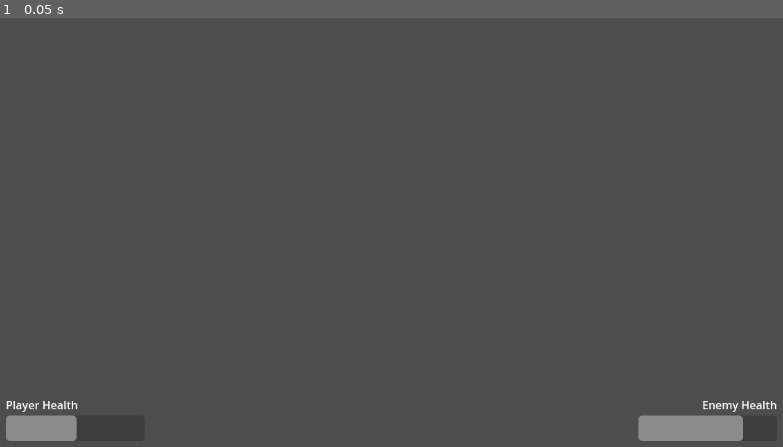
Above: before the commit, frame 1.
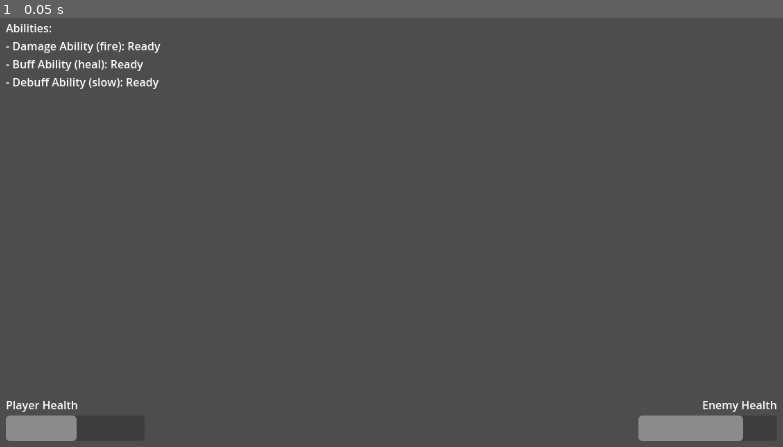
Above: after the commit, the same moment.

Repository: guyguy2001/spec-typing-game
Game: Godot game, scene res://src/core/arena.tscn
The game is run twice, just before and just after one commit, with the same random seed, the same clock (stepped at 60 frames per second) and the same inputs.
Inputs:
- Up to frame 1 (0.05 s): no input

The runs differ from the first frame. In frame 1, 0.7% of the frame differs, in the area x 0-21%, y 1-17%.

Commit message:
feat(polish): Complete Phase 5 - UI Polish and Visual Feedback
- Implemented ability cooldown list in HUD (T023).
- Added floating damage text (T024).
- Updated quickstart guide with gameplay instructions (T026).
- Cancelled progressive difficulty task (T025).
- Finalized feature 002-typing-rpg-game.

Diff:
--- a/src/characters/character.gd
+++ b/src/characters/character.gd
@@ -10,6 +10,7 @@
 var active_status_effects: Array[StatusEffect] = []
 
 signal health_changed(new_health: float)
+signal damage_taken(amount: float)
 signal died()
 signal status_effect_applied(effect_name: String)
 signal status_effect_removed(effect_name: String)
@@ -22,6 +23,7 @@
 func _take_damage(amount: float) -> void:
     health = maxi(0, health - amount)
     emit_signal("health_changed", health)
+    emit_signal("damage_taken", amount)
     if health <= 0:
         emit_signal("died")
         queue_free() # Placeholder for character death
--- a/src/characters/player.gd
+++ b/src/characters/player.gd
@@ -8,6 +8,8 @@
 
 var current_typing_input: String = ""
 var target_enemy: Character = null # Will be set by the arena scene
+
+signal ability_list_updated(text: String)
 
 func _ready() -> void:
 	# You can call the parent's ready function if it has one.
@@ -60,11 +62,17 @@
 			else:
 				print("Ability %s is on cooldown." % ability.name)
 
+	current_typing_input = "" # Always reset input after space or attempted cast
 	if not cast_successful:
 		print("No matching ability or target found for '%s'." % current_typing_input)
-		print("Abilities: %s" % abilities.map(func(a): a._get_typing_pattern().to_lower()))
-	current_typing_input = "" # Always reset input after space or attempted cast
 
 func _process_ability_cooldowns(delta: float) -> void:
+	var list_text = "Abilities:\n"
 	for ability in abilities:
 		ability._process_cooldown(delta)
+		var status = "Ready"
+		if not ability._is_ready():
+			status = "%.1fs" % ability._get_cooldown_remaining()
+		list_text += "- %s (%s): %s\n" % [ability.name, ability._get_typing_pattern(), status]
+
+	emit_signal("ability_list_updated", list_text)
--- a/src/core/arena.gd
+++ b/src/core/arena.gd
@@ -4,10 +4,21 @@
 @onready var player: Player = $Player
 @onready var enemy: Enemy = $Enemy
 
+const FloatingTextScene = preload("res://src/ui/floating_text.tscn")
+
 func _ready() -> void:
     # Wire up the player's target
     if player and enemy:
         player.target_enemy = enemy
         print("Arena: Set Player target to Enemy.")
+
+        player.connect("damage_taken", func(amount): _on_damage_taken(player, amount))
+        enemy.connect("damage_taken", func(amount): _on_damage_taken(enemy, amount))
     else:
         push_error("Arena: Player or Enemy node not found!")
+
+func _on_damage_taken(character: Character, amount: float) -> void:
+    var text = FloatingTextScene.instantiate()
+    add_child(text)
+    text.position = character.position + Vector2(0, -50) # Above head
+    text.setup(str(int(amount)), Color(1, 0, 0)) # Red text
--- a/src/core/arena.tscn
+++ b/src/core/arena.tscn
@@ -30,6 +30,7 @@
 [connection signal="health_changed" from="Player" to="HUD" method="update_player_health"]
 [connection signal="status_effect_applied" from="Player" to="HUD" method="add_player_effect"]
 [connection signal="status_effect_removed" from="Player" to="HUD" method="remove_player_effect"]
+[connection signal="ability_list_updated" from="Player" to="HUD" method="update_ability_list"]
 [connection signal="health_changed" from="Enemy" to="HUD" method="update_enemy_health"]
 [connection signal="status_effect_applied" from="Enemy" to="HUD" method="add_enemy_effect"]
 [connection signal="status_effect_removed" from="Enemy" to="HUD" method="remove_enemy_effect"]
--- /dev/null
+++ b/src/ui/floating_text.gd
@@ -0,0 +1,13 @@
+# floating_text.gd
+extends Label
+
+func _ready() -> void:
+    var tween = create_tween()
+    tween.set_parallel(true)
+    tween.tween_property(self, "position:y", position.y - 50, 1.0).set_trans(Tween.TRANS_SINE).set_ease(Tween.EASE_OUT)
+    tween.tween_property(self, "modulate:a", 0.0, 1.0).set_trans(Tween.TRANS_SINE).set_ease(Tween.EASE_IN)
+    tween.chain().tween_callback(queue_free)
+
+func setup(value: String, color: Color) -> void:
+    text = value
+    modulate = color
--- /dev/null
+++ b/src/ui/floating_text.tscn
@@ -0,0 +1,11 @@
+[gd_scene load_steps=2 format=3]
+
+[ext_resource type="Script" path="res://src/ui/floating_text.gd" id="1_text"]
+
+[node name="FloatingText" type="Label"]
+offset_right = 40.0
+offset_bottom = 23.0
+text = "10"
+horizontal_alignment = 1
+vertical_alignment = 1
+script = ExtResource("1_text")
--- a/src/ui/hud.gd
+++ b/src/ui/hud.gd
@@ -2,6 +2,7 @@
 extends CanvasLayer
 class_name HUD
 
+@onready var ability_list: Label = $MainLayout/AbilityList
 @onready var player_health_bar: ProgressBar = $MainLayout/PlayerStats/PlayerHealthBar
 @onready var player_health_label: Label = $MainLayout/PlayerStats/PlayerHealthLabel
 @onready var player_status_bar: HBoxContainer = $MainLayout/PlayerStats/StatusBar
@@ -11,35 +12,38 @@
 @onready var enemy_status_bar: HBoxContainer = $MainLayout/EnemyStats/StatusBar
 
 func _ready() -> void:
-	player_health_bar.max_value = 100 # Assuming max health for now
-	enemy_health_bar.max_value = 100 # Assuming max health for now
+    player_health_bar.max_value = 100 # Assuming max health for now
+    enemy_health_bar.max_value = 100 # Assuming max health for now
 
-	# Clear editor placeholders
-	_clear_placeholders(player_status_bar)
-	_clear_placeholders(enemy_status_bar)
+    # Clear editor placeholders
+    _clear_placeholders(player_status_bar)
+    _clear_placeholders(enemy_status_bar)
 
 func _clear_placeholders(container: Node) -> void:
-	for child in container.get_children():
-		child.queue_free()
+    for child in container.get_children():
+        child.queue_free()
 
 func update_player_health(new_health: float) -> void:
-	player_health_bar.value = new_health
-	player_health_label.text = "Player Health: %d" % new_health
+    player_health_bar.value = new_health
+    player_health_label.text = "Player Health: %d" % new_health
 
 func update_enemy_health(new_health: float) -> void:
-	enemy_health_bar.value = new_health
-	enemy_health_label.text = "Enemy Health: %d" % new_health
+    enemy_health_bar.value = new_health
+    enemy_health_label.text = "Enemy Health: %d" % new_health
 
 func add_player_effect(effect_name: String) -> void:
-	print("HUD: Adding player effect %s" % effect_name)
-	player_status_bar.add_effect(effect_name, true) # Assume buff for now
+    print("HUD: Adding player effect %s" % effect_name)
+    player_status_bar.add_effect(effect_name, true) # Assume buff for now
 
 func remove_player_effect(effect_name: String) -> void:
-	player_status_bar.remove_effect(effect_name)
+    player_status_bar.remove_effect(effect_name)
 
 func add_enemy_effect(effect_name: String) -> void:
-	print("HUD: Adding enemy effect %s" % effect_name)
-	enemy_status_bar.add_effect(effect_name, false) # Assume debuff for now
+    print("HUD: Adding enemy effect %s" % effect_name)
+    enemy_status_bar.add_effect(effect_name, false) # Assume debuff for now
 
 func remove_enemy_effect(effect_name: String) -> void:
-	enemy_status_bar.remove_effect(effect_name)
+    enemy_status_bar.remove_effect(effect_name)
+
+func update_ability_list(text: String) -> void:
+    ability_list.text = text
--- a/src/ui/hud.tscn
+++ b/src/ui/hud.tscn
@@ -14,6 +14,15 @@
 anchor_bottom = 1.0
 grow_horizontal = 2
 grow_vertical = 2
+
+[node name="AbilityList" type="Label" parent="MainLayout"]
+layout_mode = 1
+offset_left = 20.0
+offset_top = 20.0
+offset_right = 220.0
+offset_bottom = 200.0
+text = "Abilities:
+- Fire: Ready"
 
 [node name="PlayerStats" type="VBoxContainer" parent="MainLayout"]
 layout_mode = 1
@@ -32,7 +41,7 @@
 
 [node name="PlaceholderBuff" parent="MainLayout/PlayerStats/StatusBar" instance=ExtResource("3_status_icon")]
 layout_mode = 2
-color = Color(0.2, 0.8, 0.2, 1.0)
+color = Color(0.2, 0.8, 0.2, 1)
 
 [node name="Label" parent="MainLayout/PlayerStats/StatusBar/PlaceholderBuff" index="0"]
 text = "BUF"
@@ -68,7 +77,7 @@
 
 [node name="PlaceholderDebuff" parent="MainLayout/EnemyStats/StatusBar" instance=ExtResource("3_status_icon")]
 layout_mode = 2
-color = Color(0.8, 0.2, 0.2, 1.0)
+color = Color(0.8, 0.2, 0.2, 1)
 
 [node name="Label" parent="MainLayout/EnemyStats/StatusBar/PlaceholderDebuff" index="0"]
 text = "DBF"
Not shown, added: src/ui/floating_text.gd.uid
Not shown, changed: specs/002-typing-rpg-game/quickstart.md
Not shown, changed: specs/002-typing-rpg-game/tasks.md
